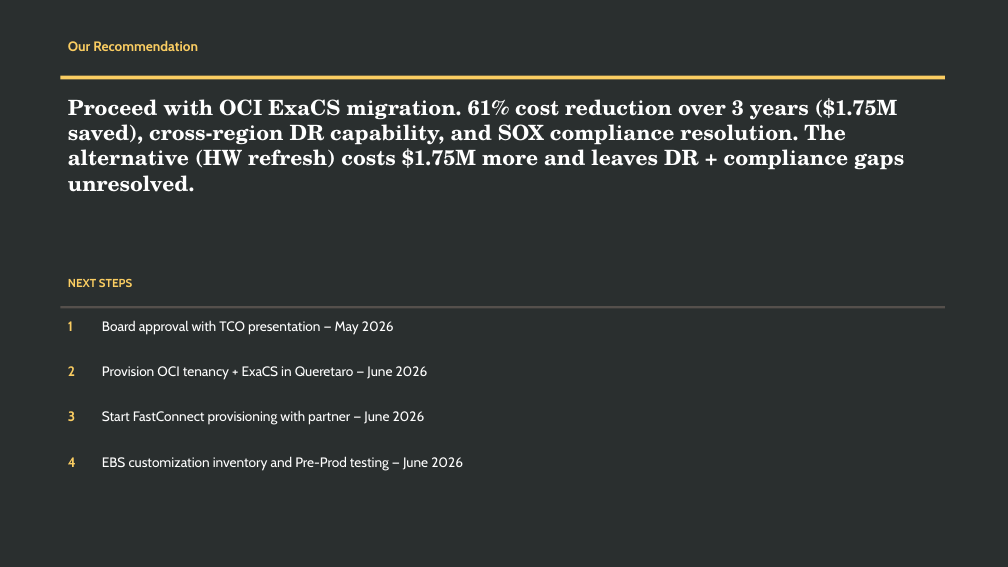
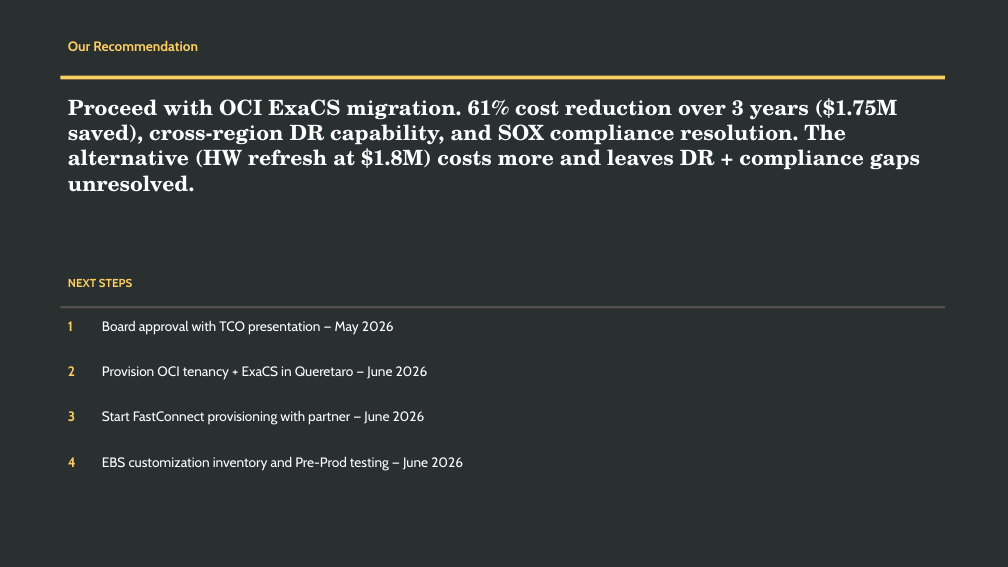
Before and after one commit to Diegoecab/oci-deal-accelerator, a slide deck: slide 9 of examples/output-demo-pharma-mx/opt08-business-case.pptx (slide 8 before the commit). Drawn at 1008x567 pixels with LibreOffice and Linux fonts; fonts in the diff are those of the drawing; background and template pictures are left out. Boxes give left, top, right and bottom in pixels: in the first picture for what was removed or moved away, otherwise in the second. Text is boxed around its words. In the diff, an @@ line names an element or a change of style, - is before the commit and + after.

```diff
--- a/examples/output-demo-pharma-mx/opt08-business-case.pptx
+++ b/examples/output-demo-pharma-mx/opt08-business-case.pptx
@@ text at (68,98,920,192): text changed @@
-Proceed with OCI ExaCS migration. 61% cost reduction over 3 years ($1.75M saved), cross-region DR capability, and SOX compliance resolution. The alternative (HW refresh) costs $1.75M more and leaves DR + compliance gaps unresolved.
+Proceed with OCI ExaCS migration. 61% cost reduction over 3 years ($1.75M saved), cross-region DR capability, and SOX compliance resolution. The alternative (HW refresh at $1.8M) costs more and leaves DR + compliance gaps unresolved.
```
Also in this commit, not shown: 5 other slides changed, 2 slides added, 1 slide removed, 4 other files.
